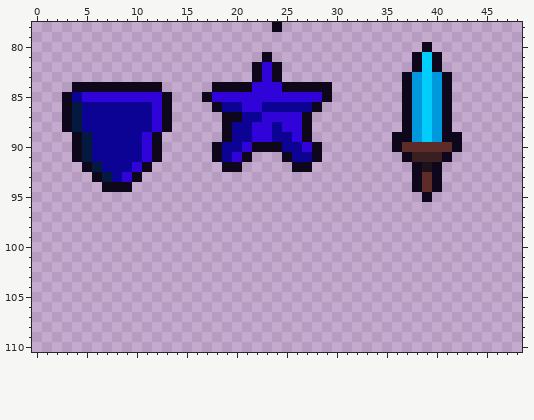
Pixel-art file -- android/assets/ase/item_sliced.ase. This is how it looked before the edit.
256x256 pixels, 1 frame. Shown: x 0..48, y 78..110.
After:
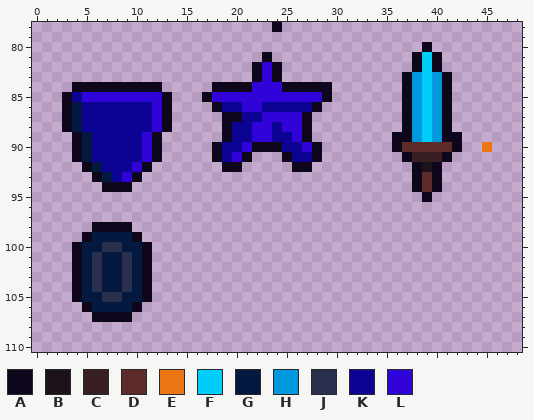
Palette (. is transparent): A #0e071b  B #1c121c  C #391f21  D #5d2c28  E #ed7614  F #00cdf9  G #03193f  H #0098dc  J #2a2f4e  K #0c0293  L #3003d9
Author's note on the commit: Fixed chest textures
Change:
y 90: x 45 . -> E
y 98: x 6..9 .... -> AAAA
y 99: x 5..10 ...... -> AGGGGA
y 100: x 4..11 ........ -> AGGJJGGA
y 101..104: x 4..11 ........ -> AGJGGJGA
y 105: x 4..11 ........ -> AGGJJGGA
y 106: x 5..10 ...... -> AGGGGA
y 107: x 6..9 .... -> AAAA
Where, in picture pixels (left, top, right, bottom), the same in both pictures:
added: (482, 142, 492, 152)
added: (72, 222, 152, 322)
